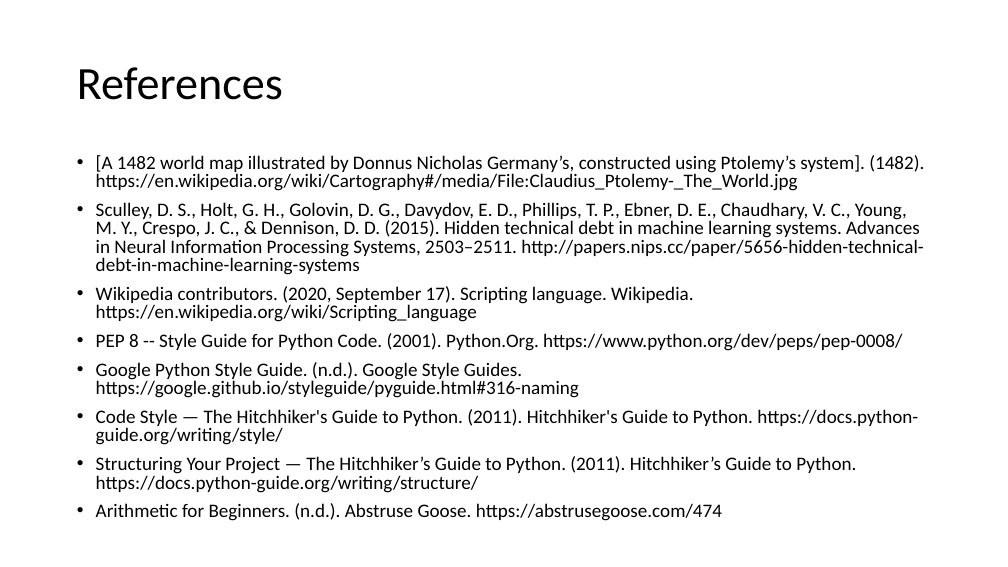
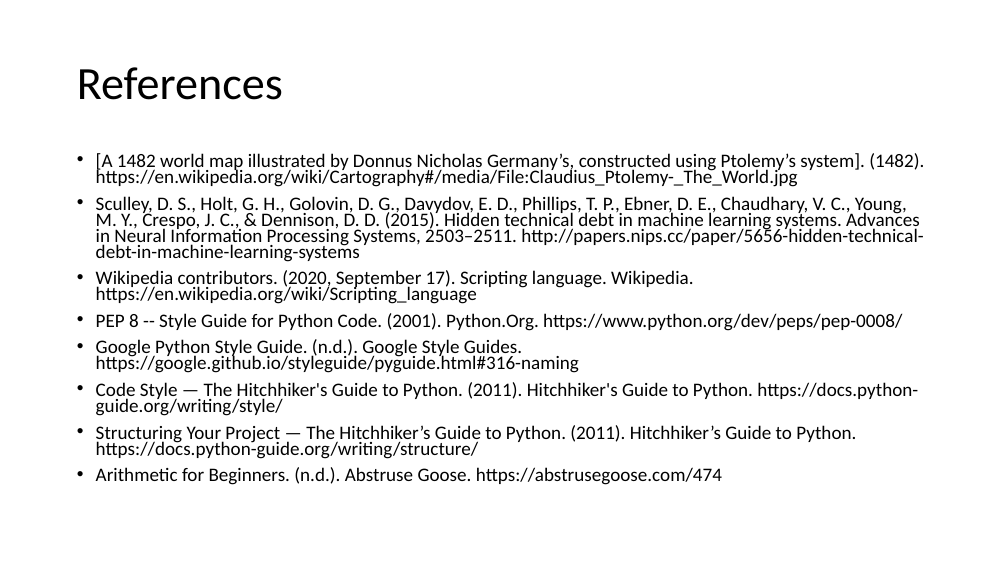
Before and after one commit to senine/workshop, a slide deck: slide 33 of Intro.pptx. Drawn at 1008x567 pixels with LibreOffice and Linux fonts; fonts in the diff are those of the drawing. Boxes give left, top, right and bottom in pixels: in the first picture for what was removed or moved away, otherwise in the second. Text is boxed around its words. In the diff, an @@ line names an element or a change of style, - is before the commit and + after.

```diff
--- a/Intro.pptx
+++ b/Intro.pptx
@@ text "[A 1482 world map illustrated ..." at bbox=[96, 153, 924, 485]: line spacing 0.8 to 0.7 @@
```
Also in this commit, not shown: 1 other slide changed.
